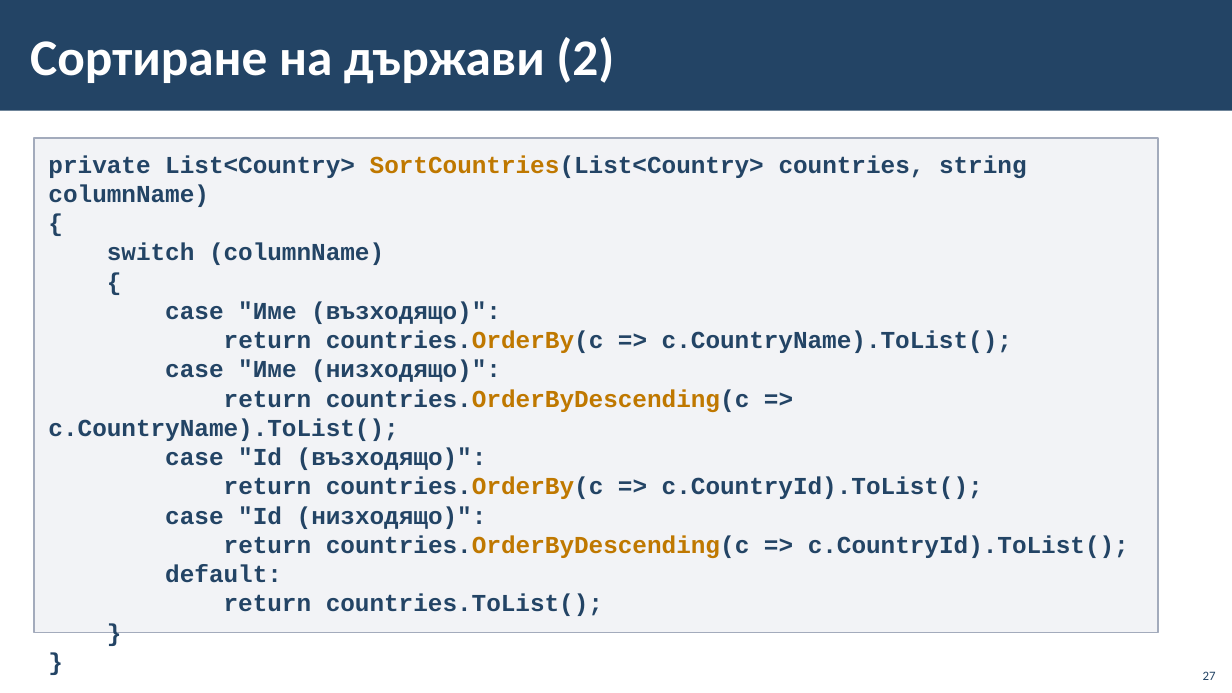
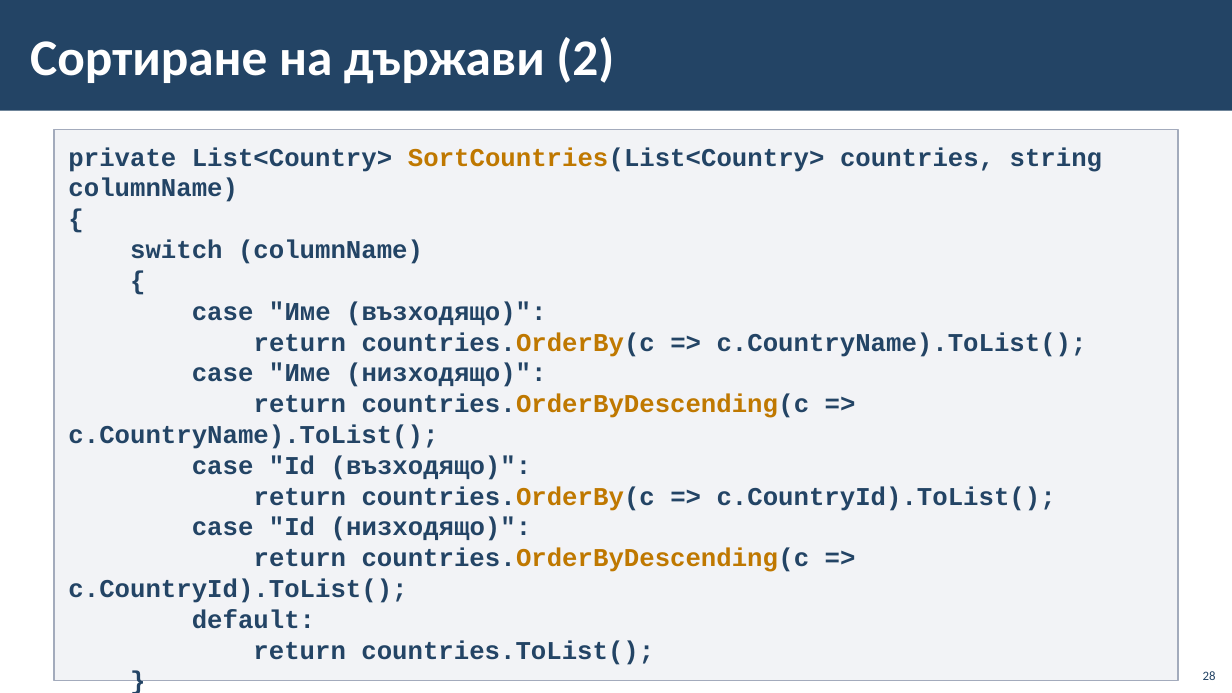
Before and after one commit to BG-IT-Edu/School-Programming, a slide deck: slide 28 of Courses/Software-Sciences/Module-4-Information-Systems-New/08-Navigation-between-Tables/08-Navigation-between-Tables.pptx (slide 27 before the commit). Drawn at 1232x693 pixels with LibreOffice and Linux fonts; fonts in the diff are those of the drawing; background and template pictures are left out. Boxes give left, top, right and bottom in pixels: in the first picture for what was removed or moved away, otherwise in the second. Text is boxed around its words. In the diff, an @@ line names an element or a change of style, - is before the commit and + after.

```diff
--- a/Courses/Software-Sciences/Module-4-Information-Systems-New/08-Navigation-between-Tables/08-Navigation-between-Tables.pptx
+++ b/Courses/Software-Sciences/Module-4-Information-Systems-New/08-Navigation-between-Tables/08-Navigation-between-Tables.pptx
@@ rectangle "private List<Country> SortCountries(List<Country> countries, ...": place and size @@
-rectangle "private List<Country> SortCountries(List<Country> countries, ..." at bbox=[34, 138, 1159, 632]
+rectangle "private List<Country> SortCountries(List<Country> countries, ..." at bbox=[54, 129, 1178, 680]
@@ rectangle "private List<Country> SortCountries(List<Country> countries, ..." at bbox=[54, 129, 1178, 680]: size 19 to 20 pt @@
@@ page number at bbox=[1203, 671, 1216, 680]: text changed @@
-27
+28
```
Also in this commit, not shown: 2 other slides changed, 1 slide added.
